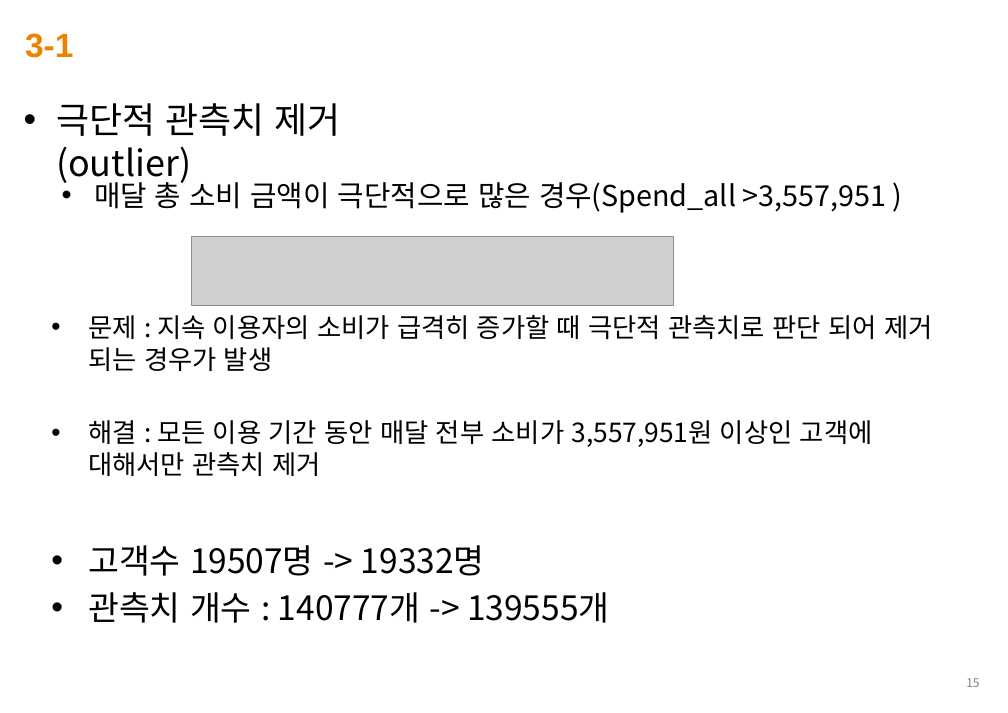
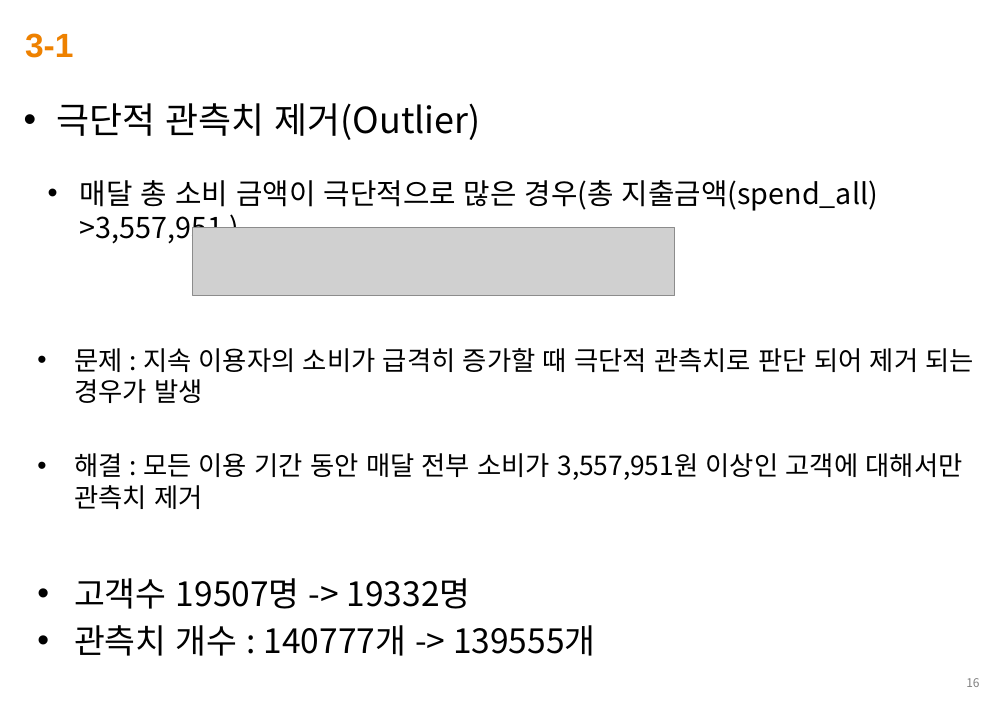
Before and after one commit to abcd00ou/LDS-Stat, a slide deck: slide 16 of 최종 보고서_이동성.pptx (slide 15 before the commit). Drawn at 1008x713 pixels with LibreOffice and Linux fonts; fonts in the diff are those of the drawing; grey boxes stand for pictures; background and template pictures are left out. Boxes give left, top, right and bottom in pixels: in the first picture for what was removed or moved away, otherwise in the second. Text is boxed around its words. In the diff, an @@ line names an element or a change of style, - is before the commit and + after.

```diff
--- a/최종 보고서_이동성.pptx
+++ b/최종 보고서_이동성.pptx
@@ text at <box>56,103,480,140</box>: text changed @@
-• 극단적 관측치 제거(outlier)
+• 극단적 관측치 제거(Outlier)
@@ text "매달 총 소비 금액이 극단적으로 ...": place and size @@
-text "매달 총 소비 금액이 극단적으로 ..." at <box>88,181,932,623</box>
+text "매달 총 소비 금액이 극단적으로 ..." at <box>74,180,974,656</box>
@@ text at <box>80,180,878,246</box>: text changed @@
-  • 매달 총 소비 금액이 극단적으로 많은 경우(Spend_all >3,557,951 )
+  • 매달 총 소비 금액이 극단적으로 많은 경우(총 지출금액(spend_all) >3,557,951 )
@@ picture: place and size @@
-picture at <box>191,237,673,305</box>
+picture at <box>193,228,675,296</box>
```
Also in this commit, not shown: 28 other slides changed, 2 slides added.
